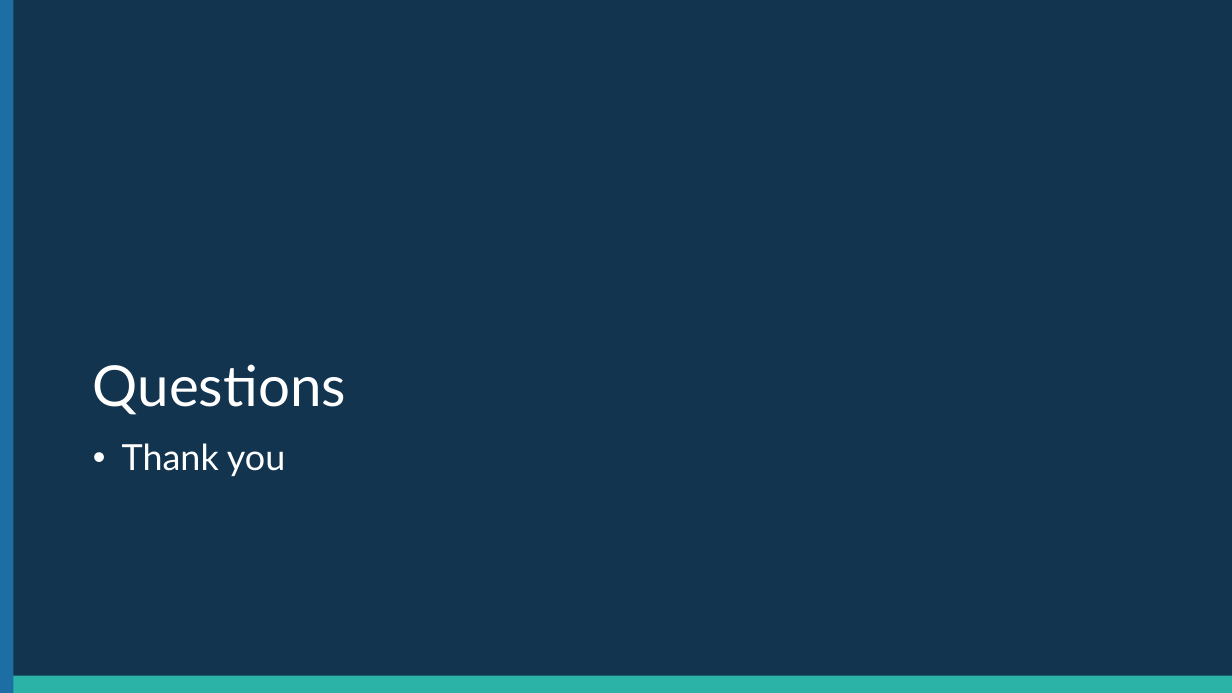
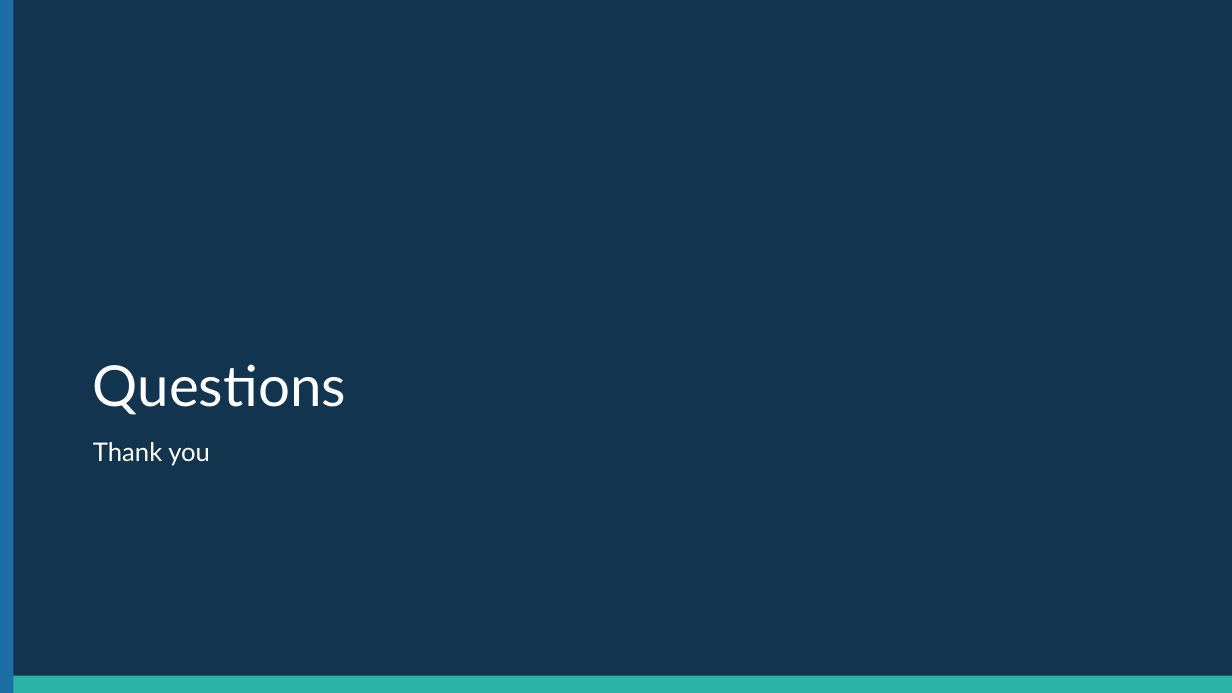
Before and after one commit to clerdoapp/clerdoframe, a slide deck: slide 4 of examples/timeline.pptx. Drawn at 1232x693 pixels with LibreOffice and Linux fonts; fonts in the diff are those of the drawing. Boxes give left, top, right and bottom in pixels: in the first picture for what was removed or moved away, otherwise in the second. Text is boxed around its words. In the diff, an @@ line names an element or a change of style, - is before the commit and + after.

```diff
--- a/examples/timeline.pptx
+++ b/examples/timeline.pptx
@@ text "Thank you" at (x1=93, y1=442, x2=210, y2=466): size 28 to 20 pt; bullet • to none @@
```
Also in this commit, not shown: 7 other files.
